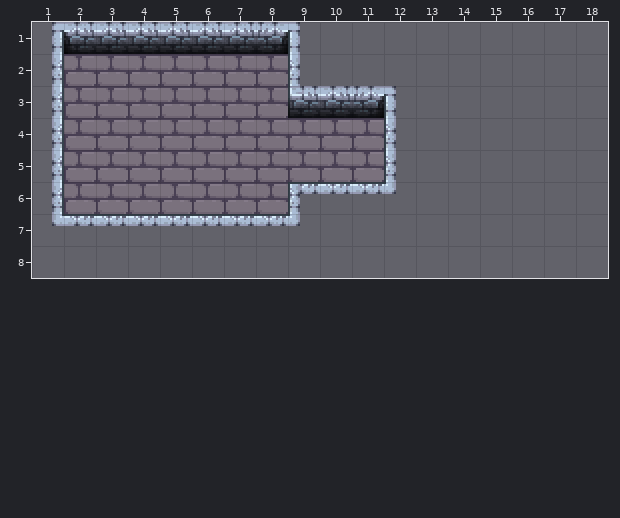
Two versions of a level (Tiled map, lvlData/lvl_2.tmx). Above is the file before it was changed.
Cells are 16x16 px. Shown: x 1..18, y 1..8. The old version is drawn lined up with the new one.
The result:
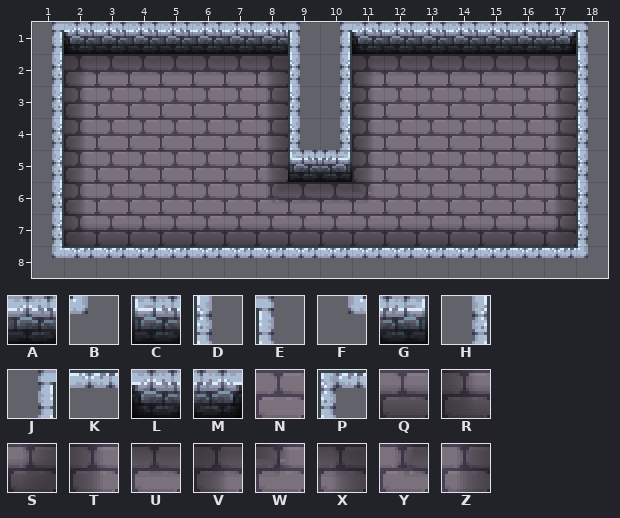
Key: from "dungeon": A 13 "Wall", B 14 "Wall_left_corner_piece", C 15 "Wall_Left_Cornerl", D 16 "Wall_Left_Thin", E 17 "Wall_Left_Thin_Corner", F 18 "Wall_right_corner_piece", G 19 "Wall_Right_Cornerl", H 20 "Wall_Right_Thin", J 21 "Wall_Right_Thin_Corner", K 22 "Wall_Top_Thin", L 23 "Wall_Shadow_Left", M 24 "Wall_Shadow_Right", N 27 "Floor", P 28 "Wall_corner_1", Q 30 "Floor_Shadow_Bottom", R 31 "Floor_Shadow_Bottom_Left", S 33 "Floor_Shadow_Bottom_Righ", T 35 "Floor_Shadow_Left", U 37 "Floor_Shadow_Top", V 38 "Floor_Shadow_Top_Left", W 39 "Floor_Shadow_Top_Left_Sm", X 40 "Floor_Shadow_Top_Right", Y 41 "Floor_Shadow_Top_Right_S", Z 42 "Floor_Shadow_Right".
_ is an empty cell.
The exact change:
map size 30x20 -> 20x10 cells (old content now starts at 1,1; both pictures use the new coordinates)
Layer "Walls":
y 1: x 8 M -> A; x 10..18 _________ -> JLAAAAAME
y 2: x 10 _ -> H; x 18 _ -> D
y 3: x 9..12 CAME -> DH__; x 18 _ -> D
y 4: x 9..10 __ -> DH; x 12 D -> _; x 18 _ -> D
y 5: x 9..10 __ -> CG; x 12 D -> _; x 18 _ -> D
y 6: x 9..12 PKKB -> ____; x 18 _ -> D
y 7: x 1..9 FKKKKKKKB -> H________; x 18 _ -> D
y 8: x 1..18 __________________ -> FKKKKKKKKKKKKKKKKB
Layer "Floor":
y 2: x 2..8 NNNNNNN -> VUUUUUX; x 11..17 _______ -> VUUUUUX
y 3: x 2 N -> T; x 8 N -> Z; x 11..17 _______ -> TNNNNNZ
y 4..5: x 2 N -> T; x 8..17 NNNN______ -> Z__TNNNNNZ
y 6: x 2 N -> T; x 8..17 N_________ -> YUUWNNNNNZ
y 7: x 2..17 ________________ -> RQQQQQQQQQQQQQQS
